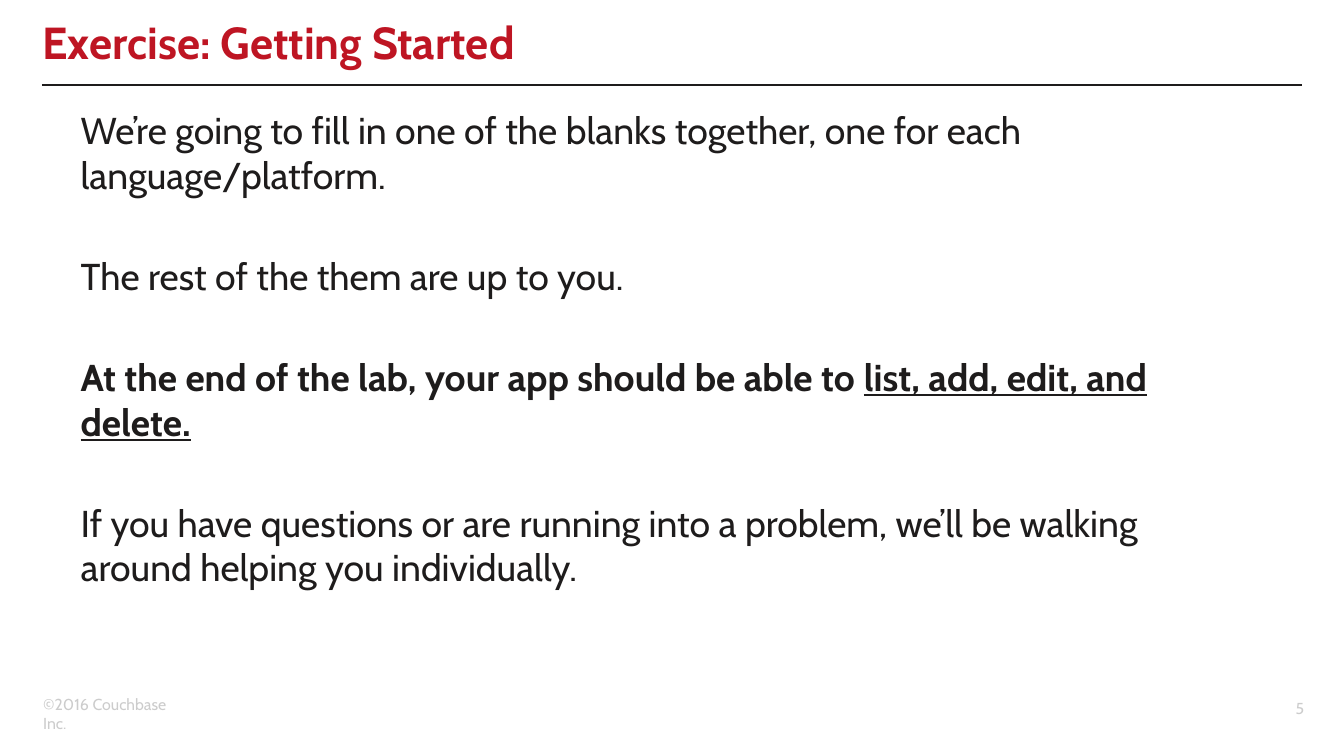
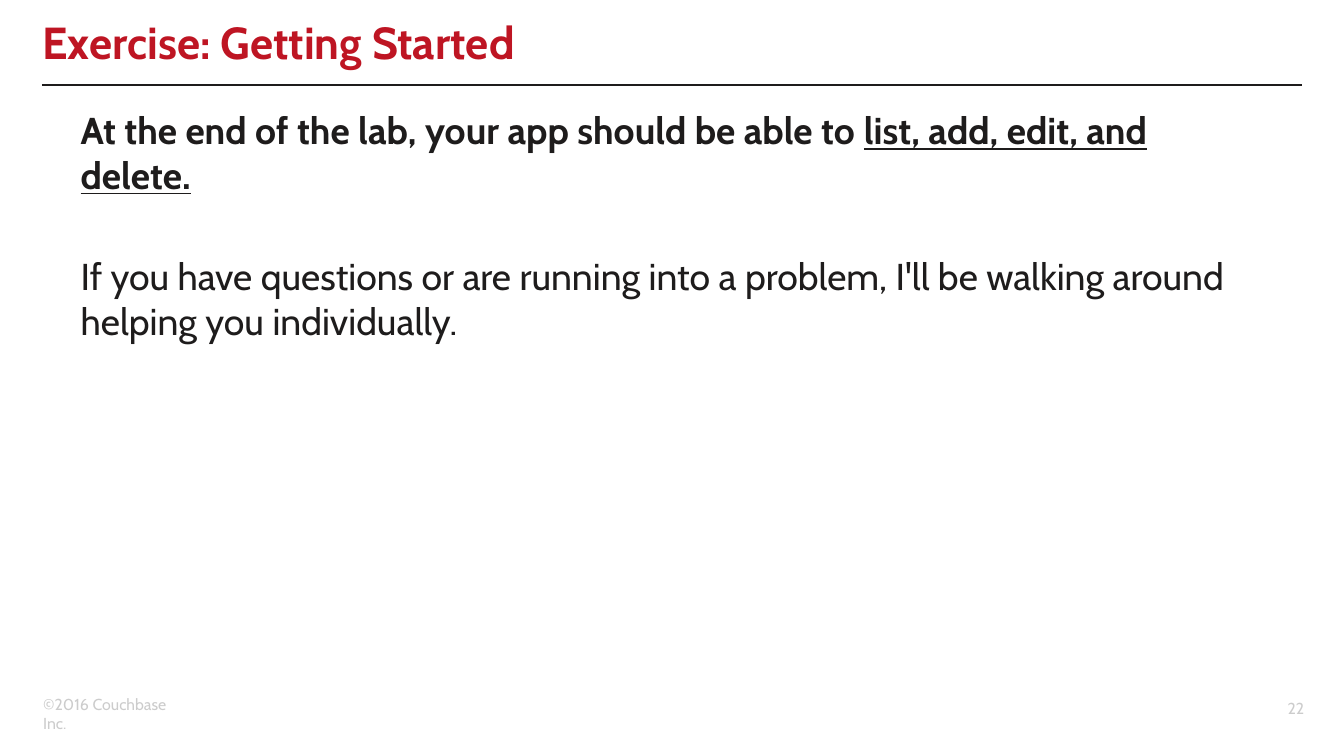
Before and after one commit to couchbaselabs/aspnet-nosql-workshop, a slide deck: slide 22 of 03/03.pptx (slide 5 before the commit). Drawn at 1344x756 pixels with LibreOffice and Linux fonts; fonts in the diff are those of the drawing; background and template pictures are left out. Boxes give left, top, right and bottom in pixels: in the first picture for what was removed or moved away, otherwise in the second. Text is boxed around its words. In the diff, an @@ line names an element or a change of style, - is before the commit and + after.

```diff
--- a/03/03.pptx
+++ b/03/03.pptx
@@ text at (81,116,1021,298): paragraphs removed @@
-We’re going to fill in one of the blanks together, one for each language/platform.
-The rest of the them are up to you.
@@ text at (81,262,1224,343): text changed @@
-If you have questions or are running into a problem, we’ll be walking around helping you individually.
+If you have questions or are running into a problem, I'll be walking around helping you individually.
@@ page number at (1288,703,1305,714): text changed @@
-5
+22
```
Also in this commit, not shown: 7 other slides changed, 6 slides added, 1 other file.
